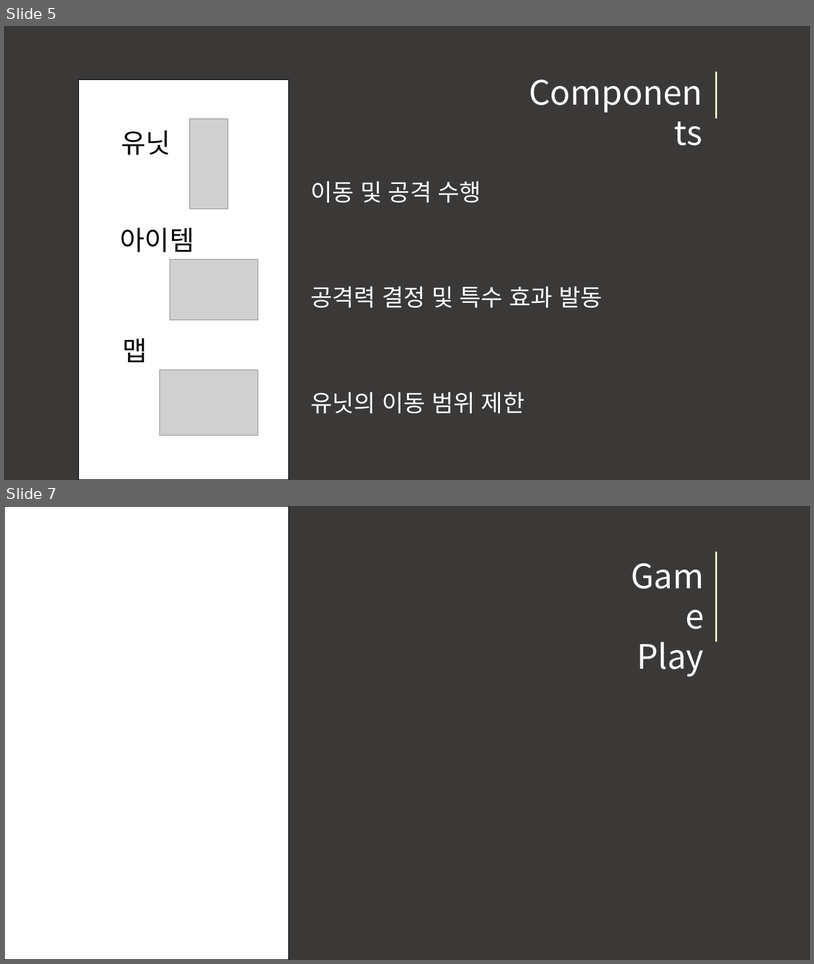
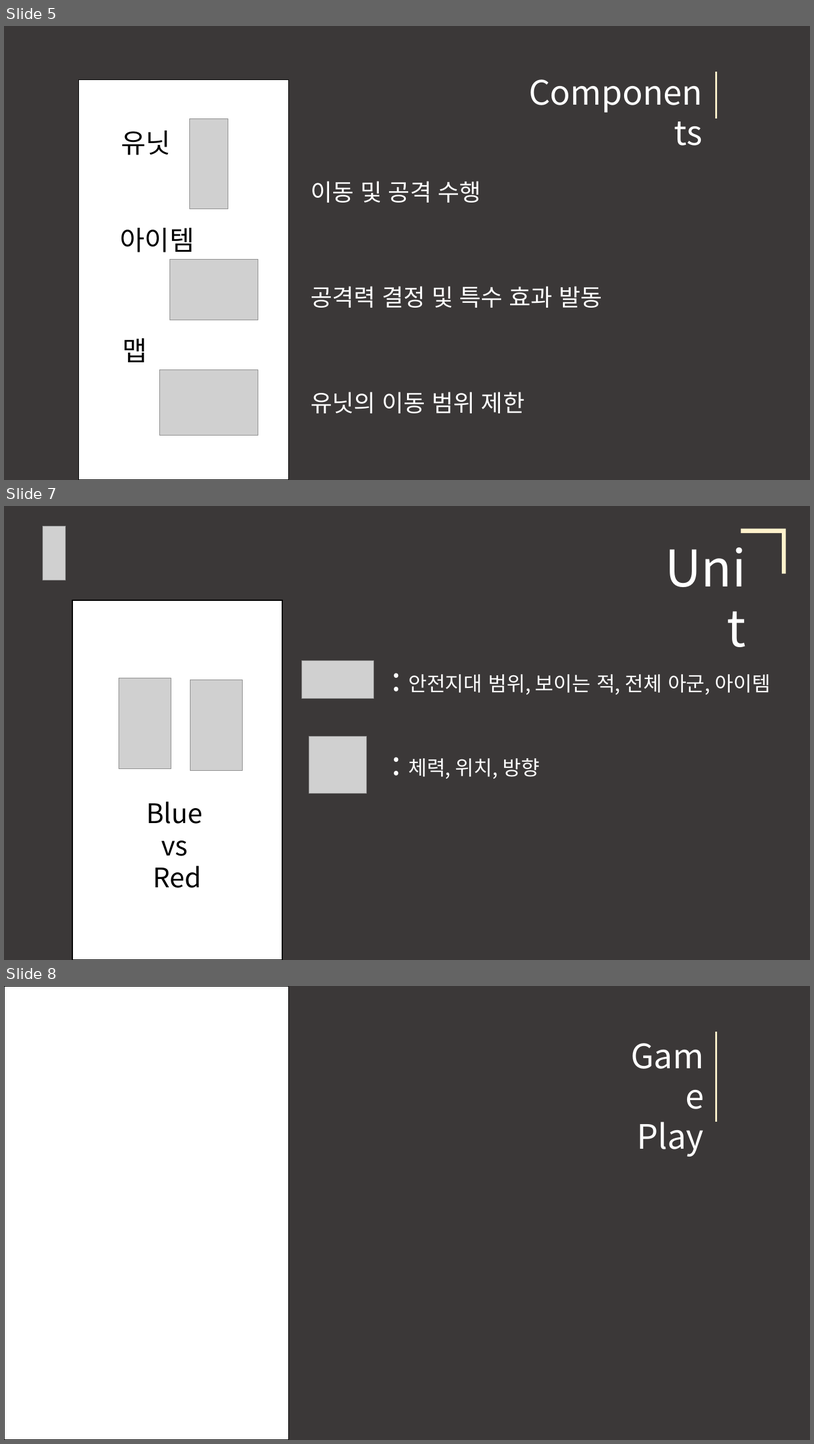
Before and after one commit to robin-maki/ABneBA, a slide deck: ABneBA_Presentation.pptx. Shown one above the other, each under a label of ours: slides 5 and 7 before the commit, slides 5, 7 and 8 after it; the slides between them are not shown. The pictures are 814x964 and 814x1444 pixels, drawn with LibreOffice and Linux fonts; fonts in the diff are those of the drawing; grey boxes stand for pictures. Boxes give left, top, right and bottom in pixels: in the first picture for what was removed or moved away, otherwise in the second. Text is boxed around its words. In the diff, an @@ line names an element or a change of style, - is before the commit and + after.

Commit message:
개별 아이템 분리
폭탄, 총, 서있는 모션 분리

```diff
--- a/ABneBA_Presentation.pptx
+++ b/ABneBA_Presentation.pptx
@@ slide 7 added at [4, 506, 810, 960], background #3B3838 @@
@@ picture added at [43, 526, 66, 580] @@
@@ text added at [644, 533, 753, 600], 60 pt, text #FFFFFF @@
+Unit
@@ corner added at [741, 528, 786, 573], fill #FFF2CC @@
@@ rectangle added at [72, 600, 282, 960], fill #FFFFFF, outline #000000 1 pt @@
@@ picture added at [302, 661, 374, 699] @@
@@ rectangle added at [114, 668, 177, 780], fill #FFFFFF @@
@@ picture added at [119, 678, 171, 769] @@
@@ rectangle added at [185, 668, 248, 780], fill #FFFFFF @@
@@ picture added at [191, 679, 242, 771] @@
@@ text added at [408, 674, 771, 694], 24 pt, text #FFFFFF @@
+: 안전지대 범위, 보이는 적, 전체 아군, 아이템
@@ picture added at [309, 736, 367, 793] @@
@@ text added at [408, 758, 540, 778], 24 pt, text #FFFFFF @@
+: 체력, 위치, 방향
@@ text added at [146, 801, 203, 888], 32 pt, text #000000 @@
+Blue
+vs
+Red
@@ what was slide 7 is now slide 8 @@
```
Also in this commit, not shown: 1 slide changed, 8 other files.
